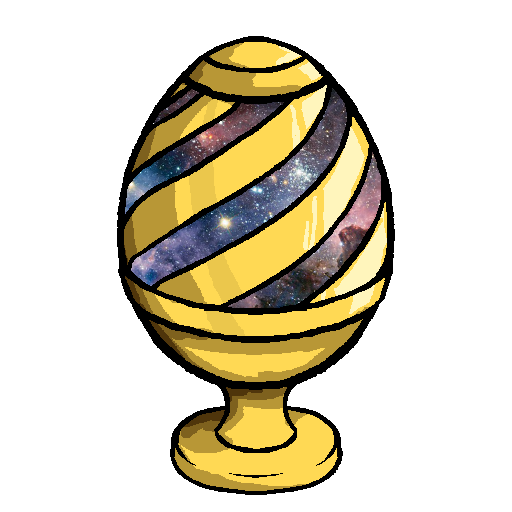
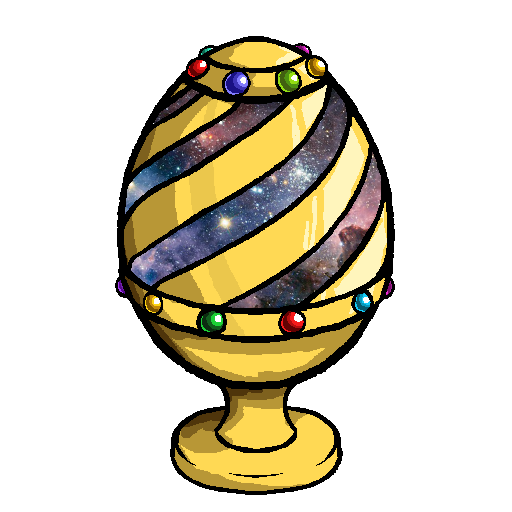
Before/after of a 512px x 512px layered artwork. What changed in the layer stack:
added group "Group 3" with 6 layers above "Layer 12" over [115, 43, 395, 335]
added layer "Layer 13" in group "Group 3" over [115, 43, 395, 335]
added layer "Layer 18" in group "Group 3" over [154, 45, 370, 322]
added layer "Layer 17" in group "Group 3" over [116, 43, 390, 335]
added layer "Layer 16" in group "Group 3" over [116, 43, 393, 334]
added layer "Layer 15" in group "Group 3" over [115, 43, 395, 335]
added layer "Layer 14" in group "Group 3" over [118, 44, 392, 332]
added group "Group 2" with 4 layers above "Background" over [115, 43, 395, 335]
moved "Layer 10" into group "Group 2" over [276, 43, 387, 326]
moved "Layer 9" into group "Group 2" over [115, 43, 395, 335]
moved "Layer 8" into group "Group 2" over [122, 43, 391, 335]
moved "Layer 11" into group "Group 2" over [122, 71, 391, 335]
